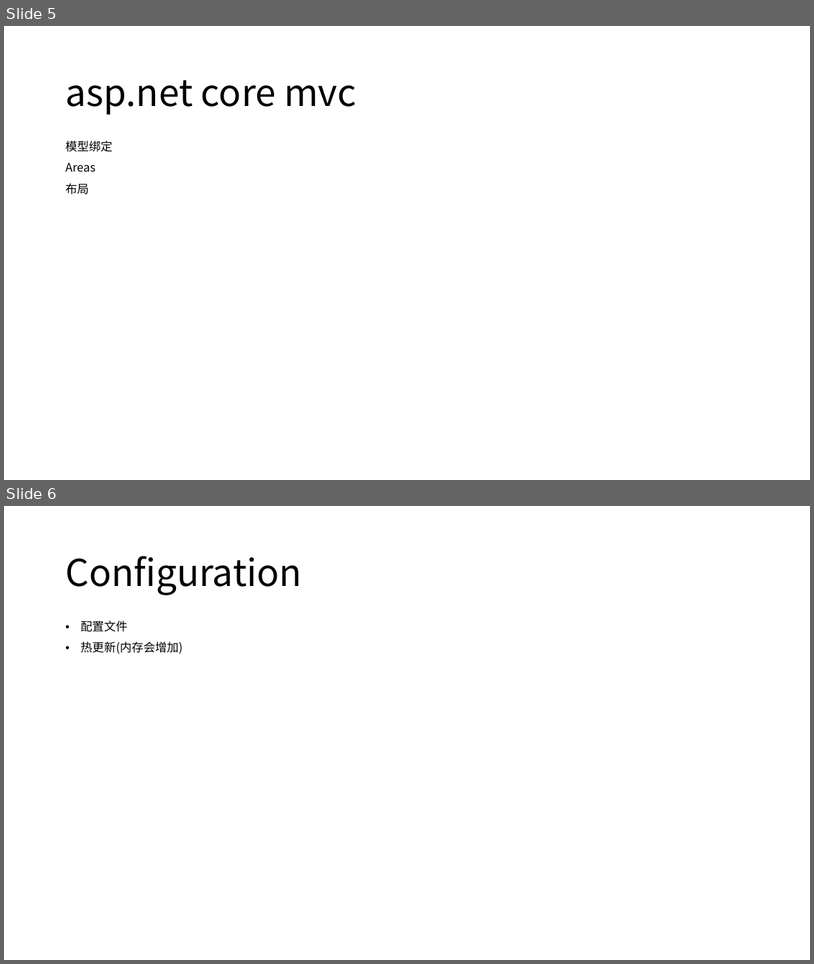
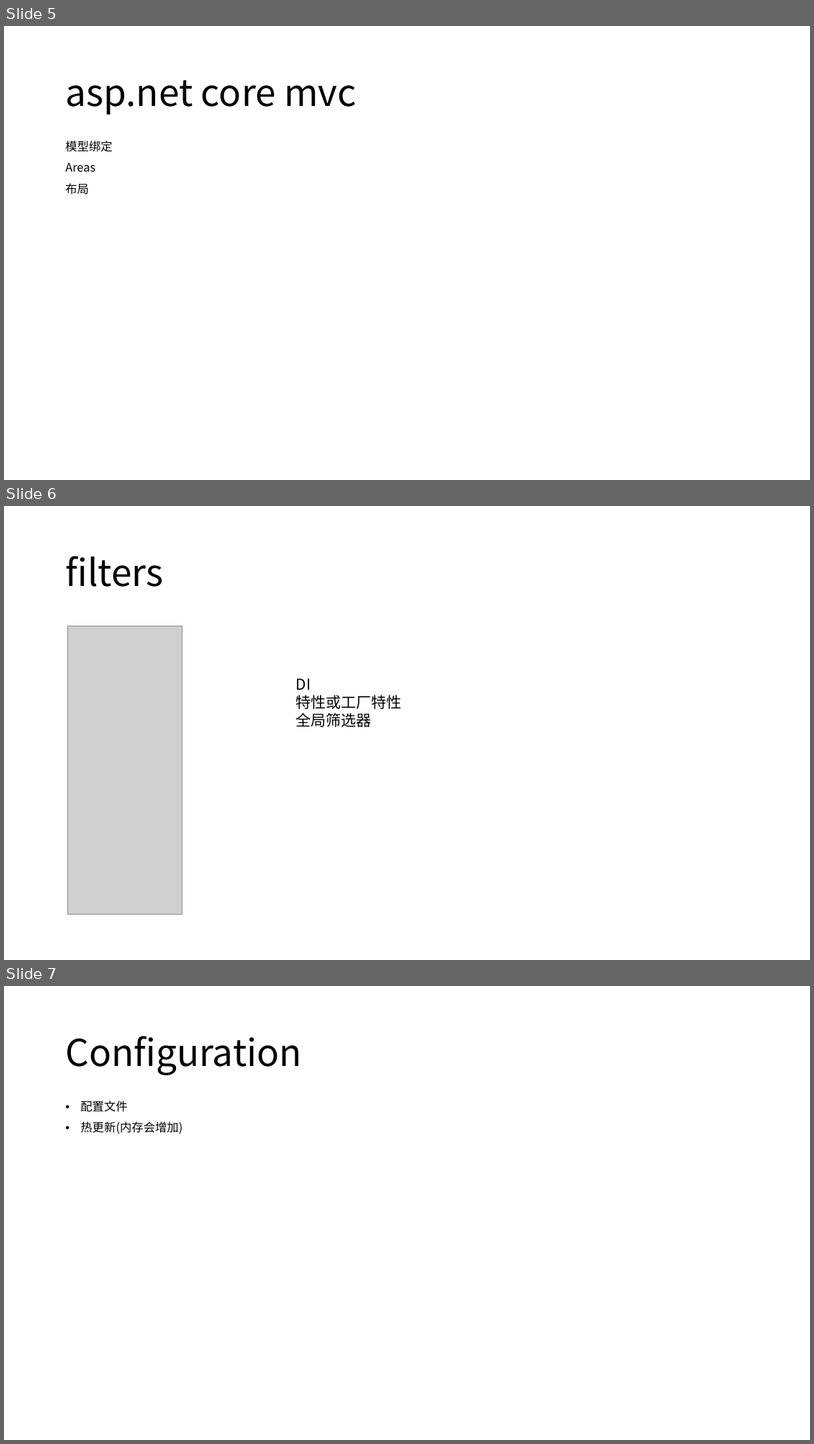
Before and after one commit to axzxs2001/aspnetcore5.0, a slide deck: aspnetcore3.0course/docs/aspnetcore3.0course.pptx. Shown one above the other, each under a label of ours: slides 5 and 6 before the commit, slides 5, 6 and 7 after it. The pictures are 814x964 and 814x1444 pixels, drawn with LibreOffice and Linux fonts; fonts in the diff are those of the drawing; grey boxes stand for pictures. Boxes give left, top, right and bottom in pixels: in the first picture for what was removed or moved away, otherwise in the second. Text is boxed around its words. In the diff, an @@ line names an element or a change of style, - is before the commit and + after.

```diff
--- a/aspnetcore3.0course/docs/aspnetcore3.0course.pptx
+++ b/aspnetcore3.0course/docs/aspnetcore3.0course.pptx
@@ slide 6 added at bbox=[4, 506, 810, 960], background #FFFFFF @@
@@ title added at bbox=[65, 556, 163, 587], 44 pt, text #000000 @@
+filters
@@ picture added at bbox=[68, 626, 183, 914] @@
@@ text added at bbox=[296, 678, 402, 727], 18 pt, text #000000 @@
+DI
+特性或工厂特性
+全局筛选器
@@ what was slide 6 is now slide 7 @@
```
Also in this commit, not shown: 1 slide changed.
